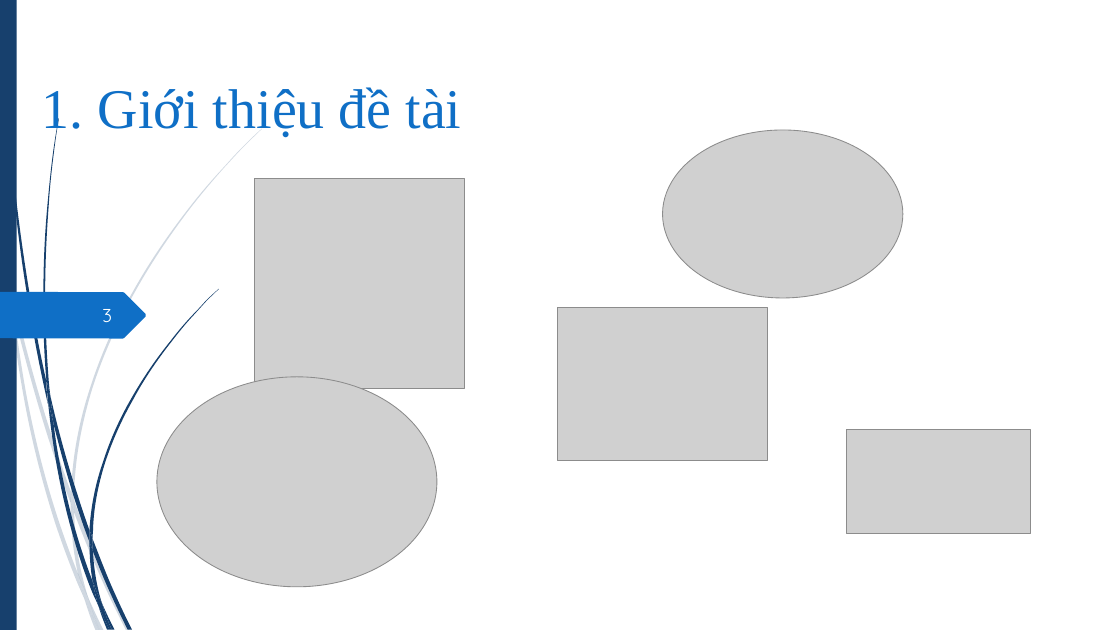
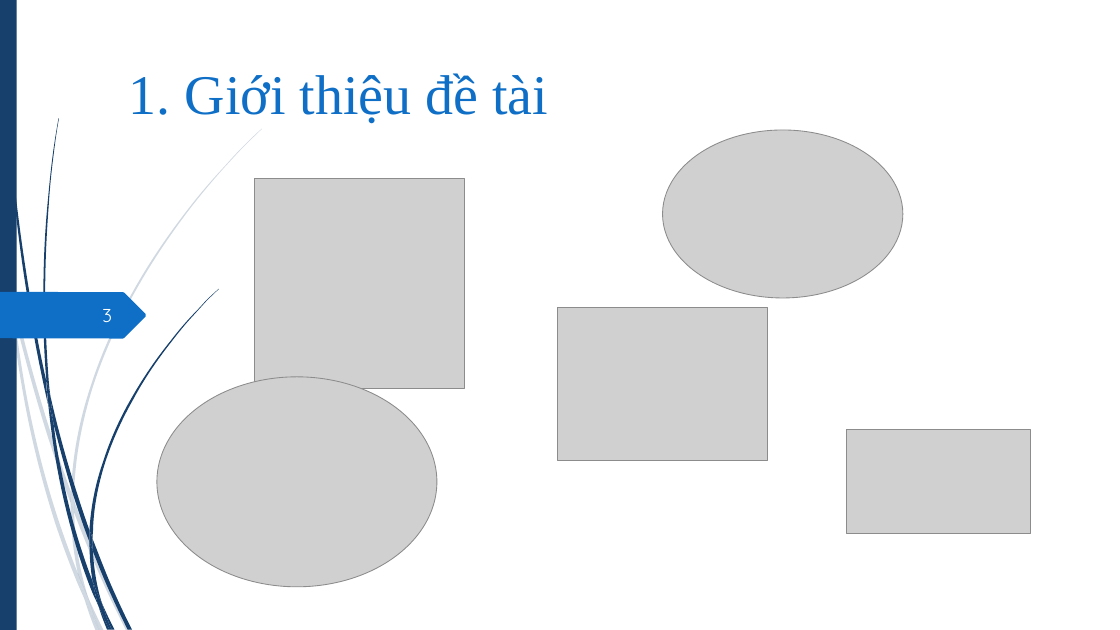
Before and after one commit to hvngoc/Presentation, a slide deck: slide 3 of slide 2.pptx. Drawn at 1120x630 pixels with LibreOffice and Linux fonts; fonts in the diff are those of the drawing; grey boxes stand for pictures. Boxes give left, top, right and bottom in pixels: in the first picture for what was removed or moved away, otherwise in the second. Text is boxed around its words. In the diff, an @@ line names an element or a change of style, - is before the commit and + after.

```diff
--- a/slide 2.pptx
+++ b/slide 2.pptx
@@ title "1. Giới thiệu đề tài" moved from (x1=42, y1=87, x2=462, y2=139) to (x1=129, y1=73, x2=548, y2=124) @@
```
Also in this commit, not shown: 15 other slides changed.
